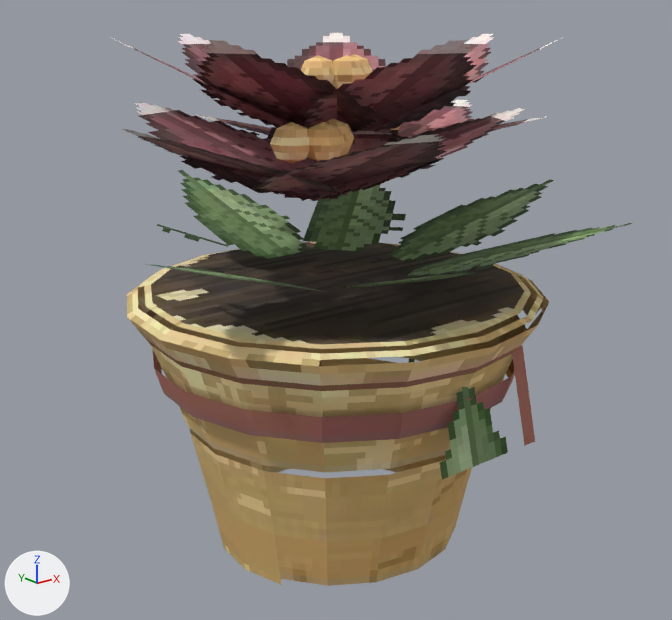
An edit to the glTF model public/models/items/poinsettia.glb, drawn before and after from the same camera.
One viewpoint serves both versions: a 50 mm camera at (-0.724, -0.904, 0.676) aimed at (0.0, 0.001, 0.313). Lighting does not change. The marker at lower left points along +X, +Y and +Z. The older version comes first. Where no turn or scale is listed for an object, it has been applied to the vertices. Vertices at exactly the same position are counted once.

In view in the first picture: 'static'.
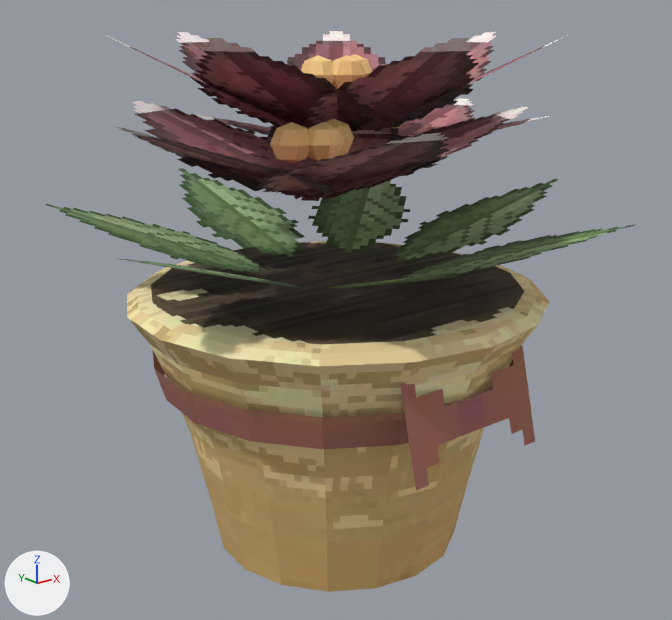
Location of each change, (x1, y1, x2, y2) in pixels of the pictures (672 x 620 px; the box of a moved part takes in the faces that stretch with it):
'static', reshaped, surface changed: before (110, 33, 632, 586); after (46, 31, 635, 592)
part 1 of me_static, moved or reshaped: before (110, 33, 632, 293); after (46, 31, 635, 290)
part 2 of me_static, surface changed: before (110, 33, 632, 586); after (46, 31, 635, 592)

What the commit changed:
me_static is used by ob_static; location (0.0, 0.0, 0.0).
me_static had 521 vertices, 803 faces and spanned x -0.362..0.379, y -0.356..0.358, z 0.0..0.66.
me_static now has 521 vertices, 803 faces and spans x -0.367..0.383, y -0.361..0.363, z 0.0..0.662.
me_static part 1: 96 of 521 vertices moved; they spanned x -0.362..0.379, y -0.356..0.358, z 0.37..0.66 and now span x -0.367..0.383, y -0.361..0.363, z 0.369..0.662; mean shift (0.0, 0.0, 0.0); largest move (-0.075, -0.354, 0.455) -> (-0.072, -0.36, 0.456).
me_static part 2: texture (UV) coordinates of 788 of 803 faces, centred in x -0.264..0.268, y -0.26..0.267, z 0.027..0.63, changed; they spanned u 0.0..1.0, v 0.36..0.89 and now span u 0.0..1.0, v 0.35..0.88.
